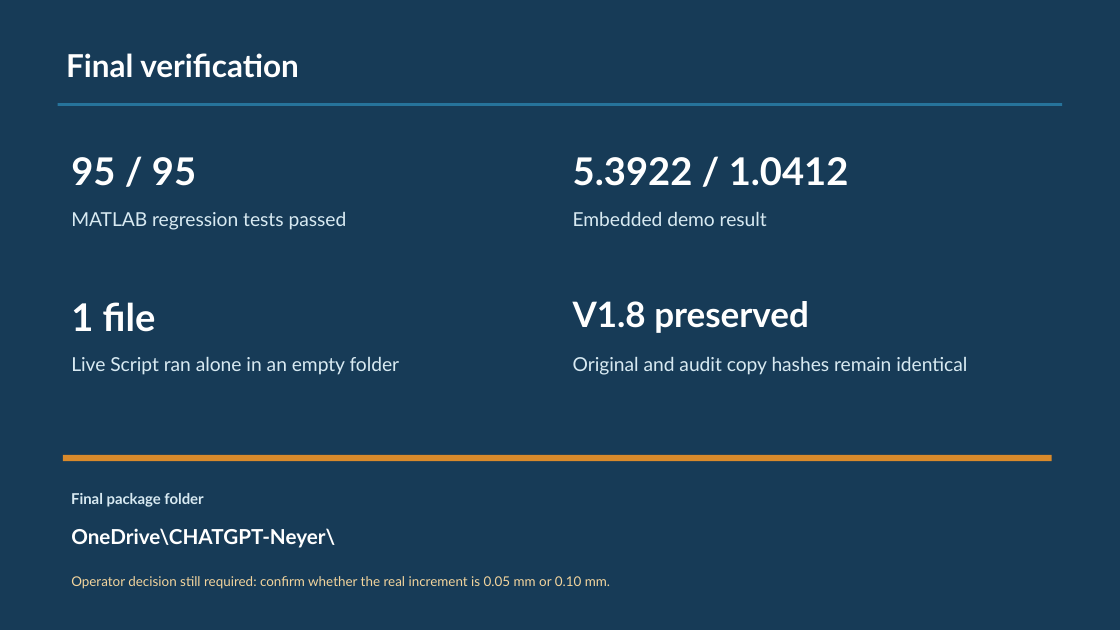
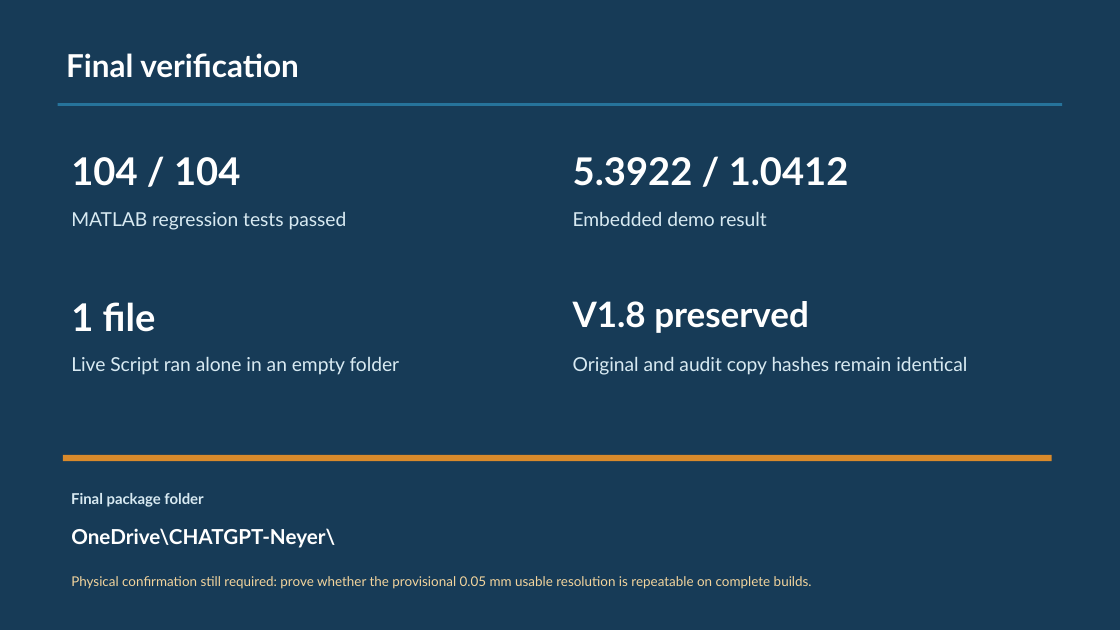
Before and after one commit to xCloudy75z/CHATGPT-Neyer, a slide deck: slide 12 of delivery/Neyer_Gap_Test_v1_9_Presentation.pptx. Drawn at 1120x630 pixels with LibreOffice and Linux fonts; fonts in the diff are those of the drawing. Boxes give left, top, right and bottom in pixels: in the first picture for what was removed or moved away, otherwise in the second. Text is boxed around its words. In the diff, an @@ line names an element or a change of style, - is before the commit and + after.

Commit message:
Finalize physical gap rules and v1.9 delivery

```diff
--- a/delivery/Neyer_Gap_Test_v1_9_Presentation.pptx
+++ b/delivery/Neyer_Gap_Test_v1_9_Presentation.pptx
@@ text at (71,157,240,186): text changed @@
-95 / 95
+104 / 104
@@ text at (71,576,812,589): text changed @@
-Operator decision still required: confirm whether the real increment is 0.05 mm or 0.10 mm.
+Physical confirmation still required: prove whether the provisional 0.05 mm usable resolution is repeatable on complete builds.
```
Also in this commit, not shown: 6 other slides changed, 27 other files.
